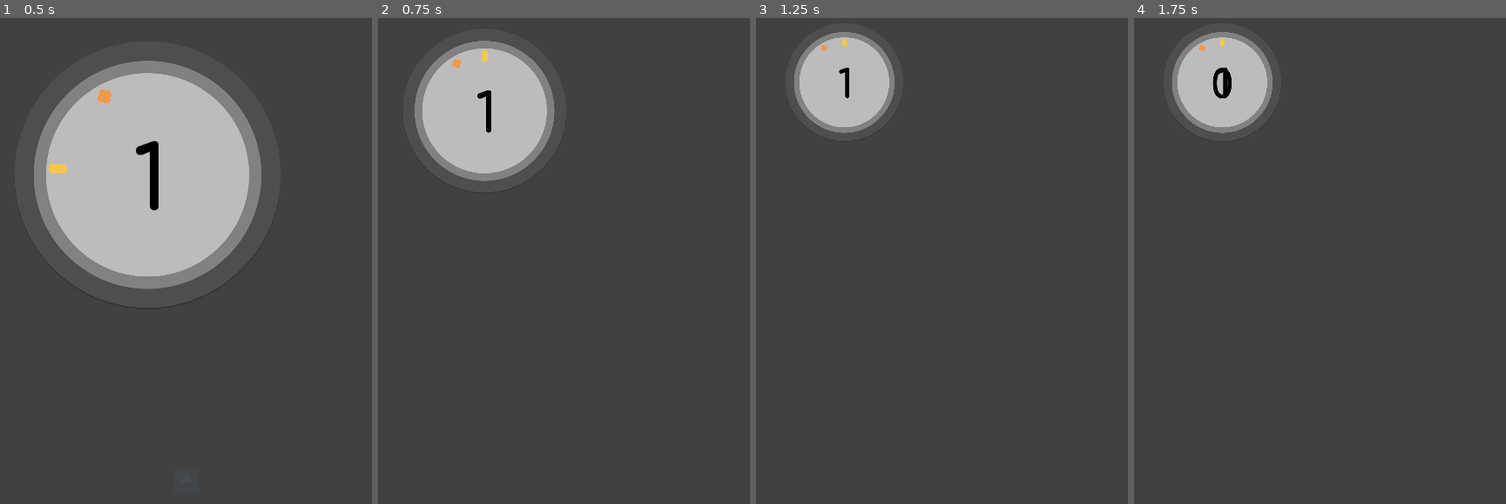
Above: before the commit, frames 1-4 (left to right).
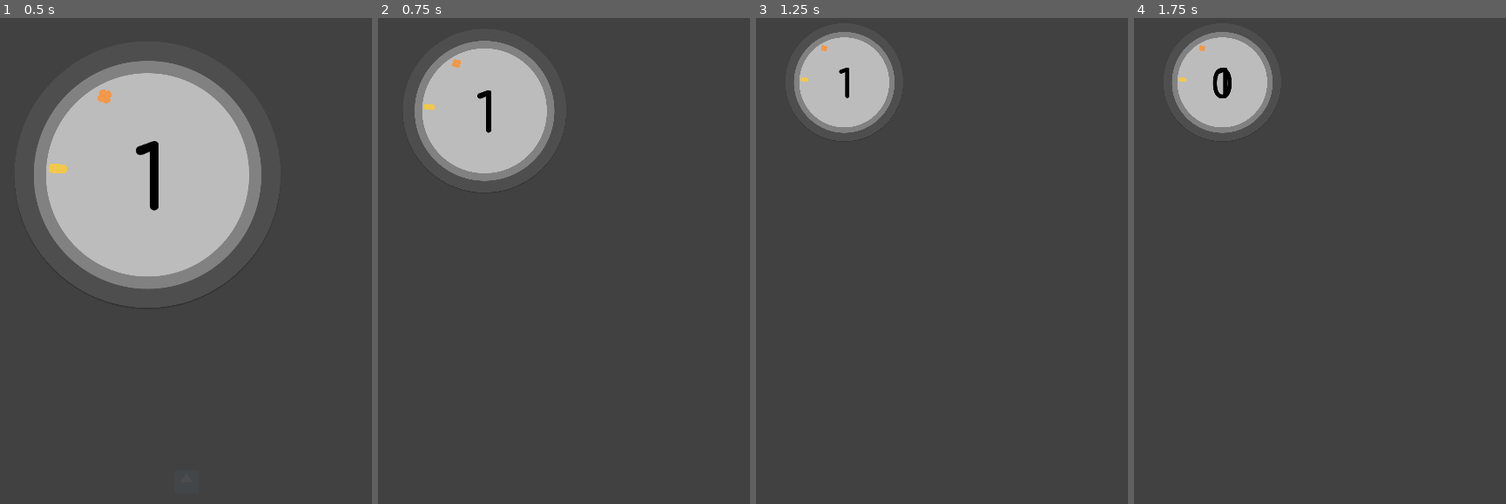
Above: after the commit, the same moments.

Repository: takecare/popthelock
Game: Godot game, scene res://scenes/Start.tscn
The game is run twice, just before and just after one commit, with the same random seed, the same clock (stepped at 60 frames per second) and the same inputs. The engine's default icon, where the game draws it, is replaced by a stand-in: a white triangle on a blue panel in a dark square.
Inputs (mouse positions are in pixels of both pictures, inside the frame that each line leads up to):
- Up to frame 1 (0.5 s): no input
- Up to frame 2 (0.75 s): click (564, 479) at 0.5 s
- Up to frame 3 (1.25 s): no input
- Up to frame 4 (1.75 s): tap Enter at 1.25 s; move the mouse to (1405, 231) at 1.27 s; hold W from 1.28 s (still down); tap N at 1.35 s

Frame 1 is identical in both runs. In frame 2, less than 0.1% of the frame differs, in the area x 12-30%, y 6-20%; in frame 3, less than 0.1%; in frame 4, less than 0.1%.

Commit message:
fix hit detection

Diff:
--- a/project.godot
+++ b/project.godot
@@ -39,10 +39,15 @@
 "language": "GDScript",
 "path": "res://scripts/ScoreLayer.gd"
 }, {
-"base": "",
+"base": "Node2D",
 "class": "Target",
 "language": "GDScript",
 "path": "res://scripts/Target.gd"
+}, {
+"base": "",
+"class": "TargetBody",
+"language": "GDScript",
+"path": "res://scripts/TargetBody.gd"
 } ]
 _global_script_class_icons={
 "Crosshair": "",
@@ -51,7 +56,8 @@
 "Lock": "",
 "Score": "",
 "ScoreLayer": "",
-"Target": ""
+"Target": "",
+"TargetBody": ""
 }
 
 [application]
--- a/scenes/Main.tscn
+++ b/scenes/Main.tscn
@@ -123,10 +123,9 @@
 scale = Vector2( 0.3, 0.3 )
 
 [connection signal="tapped" from="GUI/HBox/StartButton" to="." method="_on_start_button_tapped"]
-[connection signal="target_entered" from="Game/Target" to="Game/Crosshair" method="_on_target_area_entered"]
+[connection signal="target_entered" from="Game/Target" to="." method="_on_target_entered"]
 [connection signal="target_entered_left" from="Game/Target" to="." method="_on_target_entered_left"]
 [connection signal="target_entered_right" from="Game/Target" to="." method="_on_target_entered_right"]
-[connection signal="target_exited" from="Game/Target" to="Game/Crosshair" method="_on_target_area_exited"]
 [connection signal="target_exited" from="Game/Target" to="." method="_on_target_exited"]
 [connection signal="target_exited_left" from="Game/Target" to="." method="_on_target_exited_left"]
 [connection signal="target_exited_right" from="Game/Target" to="." method="_on_target_exited_right"]
--- a/scenes/Target.tscn
+++ b/scenes/Target.tscn
@@ -1,42 +1,16 @@
-[gd_scene load_steps=5 format=2]
+[gd_scene load_steps=3 format=2]
 
-[ext_resource path="res://sprites/target.png" type="Texture" id=2]
+[ext_resource path="res://scenes/TargetBody.tscn" type="PackedScene" id=1]
 [ext_resource path="res://scripts/Target.gd" type="Script" id=3]
 
-[sub_resource type="RectangleShape2D" id=1]
-extents = Vector2( 50, 100 )
-
-[sub_resource type="RectangleShape2D" id=2]
-extents = Vector2( 96, 32 )
-
-[node name="Target" type="Area2D"]
+[node name="Target" type="Node2D"]
 script = ExtResource( 3 )
 
-[node name="Sprite" type="Sprite" parent="."]
-texture = ExtResource( 2 )
+[node name="TargetBody" parent="." instance=ExtResource( 1 )]
 
-[node name="Area2D" type="Area2D" parent="."]
-
-[node name="TargetCollisionShape" type="CollisionShape2D" parent="Area2D"]
-shape = SubResource( 1 )
-
-[node name="LeftArea2D" type="Area2D" parent="."]
-visible = false
-
-[node name="LeftCollisionShape" type="CollisionShape2D" parent="LeftArea2D"]
-position = Vector2( -152, 0 )
-shape = SubResource( 2 )
-
-[node name="RightArea2D" type="Area2D" parent="."]
-visible = false
-
-[node name="RightCollisionShape" type="CollisionShape2D" parent="RightArea2D"]
-position = Vector2( 152, 0 )
-shape = SubResource( 2 )
-
-[connection signal="area_entered" from="Area2D" to="." method="_on_area_entered_in_target"]
-[connection signal="area_exited" from="Area2D" to="." method="_on_area_exited_from_target"]
-[connection signal="area_entered" from="LeftArea2D" to="." method="_on_area_entered_in_left_target"]
-[connection signal="area_exited" from="LeftArea2D" to="." method="_on_area_exited_from_left_target"]
-[connection signal="area_entered" from="RightArea2D" to="." method="_on_area_entered_in_right_target"]
-[connection signal="area_exited" from="RightArea2D" to="." method="_on_area_exited_from_right_target"]
+[connection signal="target_entered" from="TargetBody" to="." method="_on_area_entered_in_target"]
+[connection signal="target_entered_left" from="TargetBody" to="." method="_on_area_entered_in_left_target"]
+[connection signal="target_entered_right" from="TargetBody" to="." method="_on_area_entered_in_right_target"]
+[connection signal="target_exited" from="TargetBody" to="." method="_on_area_exited_from_target"]
+[connection signal="target_exited_left" from="TargetBody" to="." method="_on_area_exited_from_left_target"]
+[connection signal="target_exited_right" from="TargetBody" to="." method="_on_area_exited_from_right_target"]
--- /dev/null
+++ b/scenes/TargetBody.tscn
@@ -0,0 +1,42 @@
+[gd_scene load_steps=5 format=2]
+
+[ext_resource path="res://sprites/target.png" type="Texture" id=1]
+[ext_resource path="res://scripts/TargetBody.gd" type="Script" id=2]
+
+[sub_resource type="RectangleShape2D" id=1]
+extents = Vector2( 50, 100 )
+
+[sub_resource type="RectangleShape2D" id=2]
+extents = Vector2( 96, 32 )
+
+[node name="TargetBody" type="Area2D"]
+script = ExtResource( 2 )
+
+[node name="Sprite" type="Sprite" parent="."]
+texture = ExtResource( 1 )
+
+[node name="Area2D" type="Area2D" parent="."]
+
+[node name="TargetCollisionShape" type="CollisionShape2D" parent="Area2D"]
+shape = SubResource( 1 )
+
+[node name="LeftArea2D" type="Area2D" parent="."]
+visible = false
+
+[node name="LeftCollisionShape" type="CollisionShape2D" parent="LeftArea2D"]
+position = Vector2( -152, 0 )
+shape = SubResource( 2 )
+
+[node name="RightArea2D" type="Area2D" parent="."]
+visible = false
+
+[node name="RightCollisionShape" type="CollisionShape2D" parent="RightArea2D"]
+position = Vector2( 152, 0 )
+shape = SubResource( 2 )
+
+[connection signal="area_entered" from="Area2D" to="." method="_on_area_entered_in_target"]
+[connection signal="area_exited" from="Area2D" to="." method="_on_area_exited_from_target"]
+[connection signal="area_entered" from="LeftArea2D" to="." method="_on_area_entered_in_left_target"]
+[connection signal="area_exited" from="LeftArea2D" to="." method="_on_area_exited_from_left_target"]
+[connection signal="area_entered" from="RightArea2D" to="." method="_on_area_entered_in_right_target"]
+[connection signal="area_exited" from="RightArea2D" to="." method="_on_area_exited_from_right_target"]
--- a/scripts/Crosshair.gd
+++ b/scripts/Crosshair.gd
@@ -42,12 +42,13 @@
   emit_signal("on_target_missed")
 
 
-func _on_target_area_entered() -> void:
+func on_target_area_entered() -> void:
   is_inside = true
 
 
-func _on_target_area_exited() -> void:
+func on_target_area_exited() -> void:
   is_inside = false
+
 
 func get_rotation() -> float:
   return body.get_rotation()
--- a/scripts/Main.gd
+++ b/scripts/Main.gd
@@ -2,7 +2,7 @@
 
 enum RotationDirection { CW = 1, CCW = -1}
 
-const progression = [1, 2, 3, 4, 5, 6, 7, 8, 9, 10] # TODO fill this in
+const progression = [1, 2, 3, 4, 5, 6, 7, 8, 9, 10, 11, 12, 13, 14, 15, 16, 17] # TODO fill this in
 const speed_step = 0.1
 
 export(int) var level = 0
@@ -74,7 +74,6 @@
   var min_angle_deg = random.randf_range(MIN_ANGLE, MAX_ANGLE)
   var max_angle_deg = random.randf_range(MIN_ANGLE, MAX_ANGLE)
   var angle_deg = random.randf_range(min_angle_deg, max_angle_deg)
-  print("[", min_angle_deg, ",", max_angle_deg, "] = ", angle_deg) # debug
   var signed_angle = crosshair_rotation_direction * deg2rad(angle_deg)
   target.increase_rotation_around_by(lock_center, signed_angle)
 
@@ -101,12 +100,12 @@
   count = progression[level]
   crosshair_speed = 1
   score.set_score(count)
-  reset_target()
+  # TODO slowdown crosshair's movement instead of stopping outright
+  should_crosshair_rotate = false
+  #reset_target()
 
 
 func reset_target() -> void:
-  # TODO slowdown crosshair's movement instead of stopping outright
-  should_crosshair_rotate = false
   target.reset()
 
 
@@ -134,7 +133,11 @@
   elif crosshair_rotation_direction == RotationDirection.CW:
     crosshair_state = CrosshairPosition.EnteredRight
 
+func _on_target_entered() -> void:
+  $Game/Crosshair.on_target_area_entered()
+
 func _on_target_exited() -> void:
+  $Game/Crosshair.on_target_area_exited()
   if crosshair_rotation_direction == RotationDirection.CCW and crosshair_state == CrosshairPosition.ExitedRight:
     _on_target_missed()
   elif crosshair_rotation_direction == RotationDirection.CW and crosshair_state == CrosshairPosition.ExitedLeft:
--- a/scripts/Target.gd
+++ b/scripts/Target.gd
@@ -1,11 +1,4 @@
-class_name Target extends "Rotatable.gd"
-
-# note how Target is an Area2D even though it should be a Node2D. thi is because
-# of how awful gdscript is. CrossairBody needs to be an Area2D but Target does
-# not. if we declare Targe as a Node2D then CrosshairBody will forcefully be a
-# Node2D as well, even though we define it (in the 2D editor) as an Area2D _and_
-# Area2D inherits from Node2D
-
+class_name Target extends Node2D
 
 signal target_entered
 signal target_exited
@@ -14,29 +7,36 @@
 signal target_entered_left
 signal target_exited_left
 
-func _ready() -> void:
-  # make sure signals like area_entered and area_exited are emitted
-  $Area2D.monitoring = true
-  $LeftArea2D.monitoring = true
-  $RightArea2D.monitoring = true
+onready var body := $TargetBody
 
 
-func _on_area_entered_in_target(area: Area2D) -> void:
+func _ready() -> void:
+  pass
+
+
+func increase_rotation_around_by(point: Vector2, angle: float) -> void:
+  body.increase_rotation_around_by(point, angle)
+
+func reset() -> void:
+  body.reset()
+
+
+func _on_area_entered_in_target() -> void:
   emit_signal("target_entered")
 
-func _on_area_exited_from_target(area: Area2D) -> void:
+func _on_area_exited_from_target() -> void:
   emit_signal("target_exited")
 
 
-func _on_area_entered_in_left_target(area: Area2D) -> void:
+func _on_area_entered_in_left_target() -> void:
   emit_signal("target_entered_left")
 
-func _on_area_exited_from_left_target(area: Area2D) -> void:
+func _on_area_exited_from_left_target() -> void:
   emit_signal("target_exited_left")
 
 
-func _on_area_entered_in_right_target(area: Area2D) -> void:
+func _on_area_entered_in_right_target() -> void:
   emit_signal("target_entered_right")
 
-func _on_area_exited_from_right_target(area: Area2D) -> void:
+func _on_area_exited_from_right_target() -> void:
   emit_signal("target_exited_right")
--- /dev/null
+++ b/scripts/TargetBody.gd
@@ -0,0 +1,42 @@
+class_name TargetBody extends "Rotatable.gd"
+
+# note how TargetBody is an Area2D even though it should be a Node2D. this is
+# because of how awful gdscript is. CrossairBody needs to be an Area2D but
+# TargetBody does not. if we declare TargetBody as a Node2D then CrosshairBody
+# will forcefully be a Node2D as well, even though we define it
+# (in the 2D editor) as an Area2D _and_ Area2D inherits from Node2D
+
+signal target_entered
+signal target_exited
+signal target_entered_right
+signal target_exited_right
+signal target_entered_left
+signal target_exited_left
+
+
+func _ready() -> void:
+  # make sure signals like area_entered and area_exited are emitted
+  $Area2D.monitoring = true
+  $LeftArea2D.monitoring = true
+  $RightArea2D.monitoring = true
+
+
+func _on_area_entered_in_target(area: Area2D) -> void:
+  emit_signal("target_entered")
+
+func _on_area_exited_from_target(area: Area2D) -> void:
+  emit_signal("target_exited")
+
+
+func _on_area_entered_in_left_target(area: Area2D) -> void:
+  emit_signal("target_entered_left")
+
+func _on_area_exited_from_left_target(area: Area2D) -> void:
+  emit_signal("target_exited_left")
+
+
+func _on_area_entered_in_right_target(area: Area2D) -> void:
+  emit_signal("target_entered_right")
+
+func _on_area_exited_from_right_target(area: Area2D) -> void:
+  emit_signal("target_exited_right")
